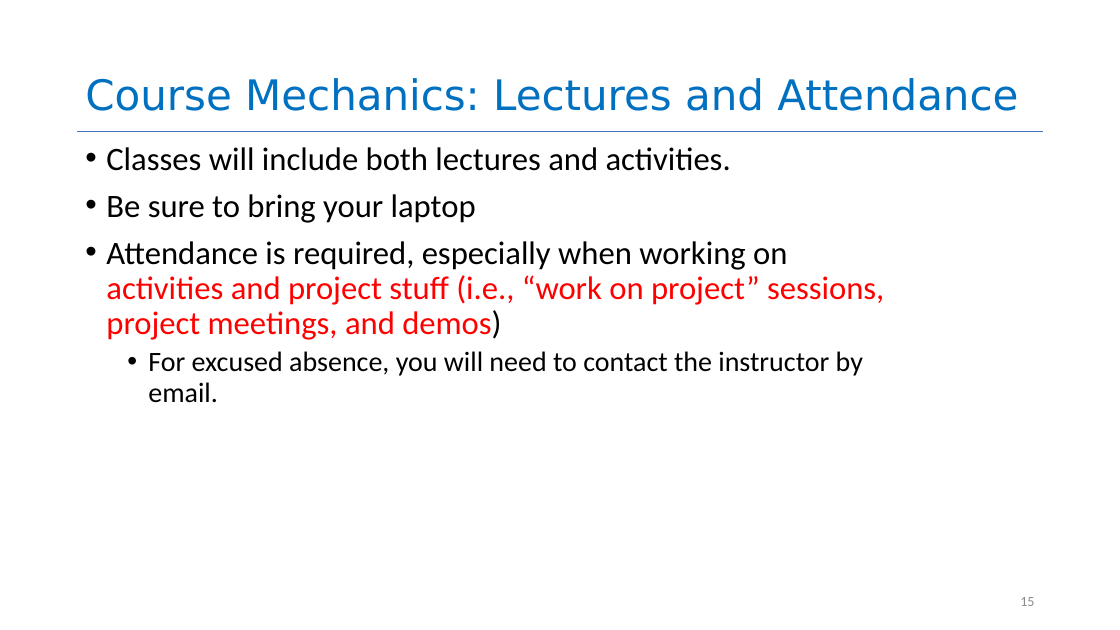
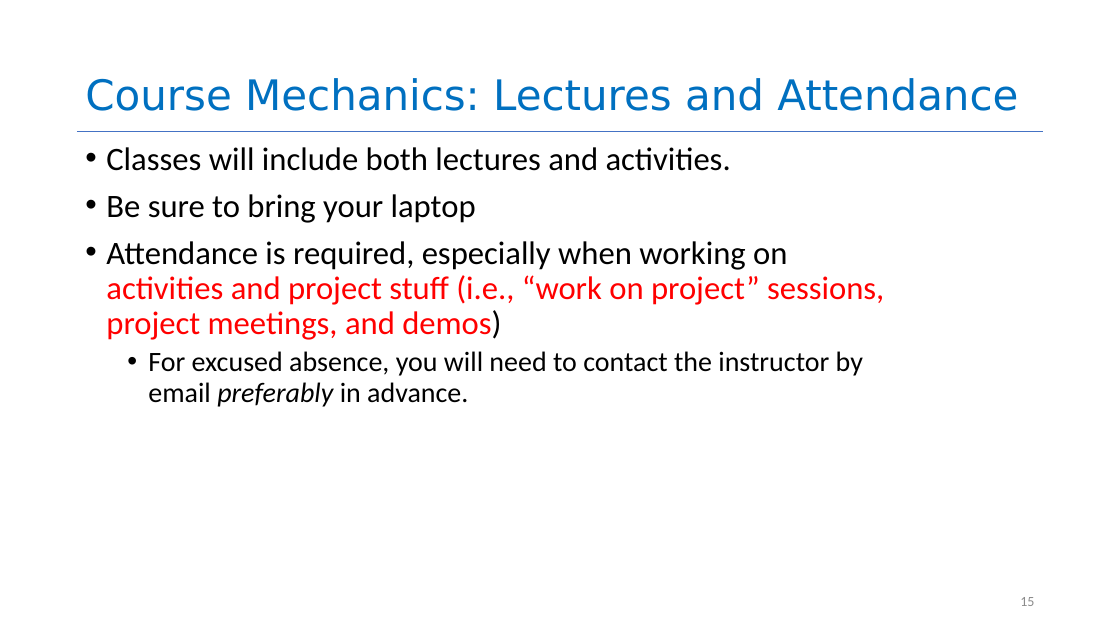
Before and after one commit to neu-se/CS4530-Fall-2026, a slide deck: slide 15 of Slides/Module 01.1 Course Introduction.pptx. Drawn at 1120x630 pixels with LibreOffice and Linux fonts; fonts in the diff are those of the drawing. Boxes give left, top, right and bottom in pixels: in the first picture for what was removed or moved away, otherwise in the second. Text is boxed around its words. In the diff, an @@ line names an element or a change of style, - is before the commit and + after.

```diff
--- a/Slides/Module 01.1 Course Introduction.pptx
+++ b/Slides/Module 01.1 Course Introduction.pptx
@@ text at box(148, 351, 863, 407): text changed @@
-  • For excused absence, you will need to contact the instructor by email.
+  • For excused absence, you will need to contact the instructor by email preferably in advance.
```
Also in this commit, not shown: 4 other slides changed, 4 other files.
